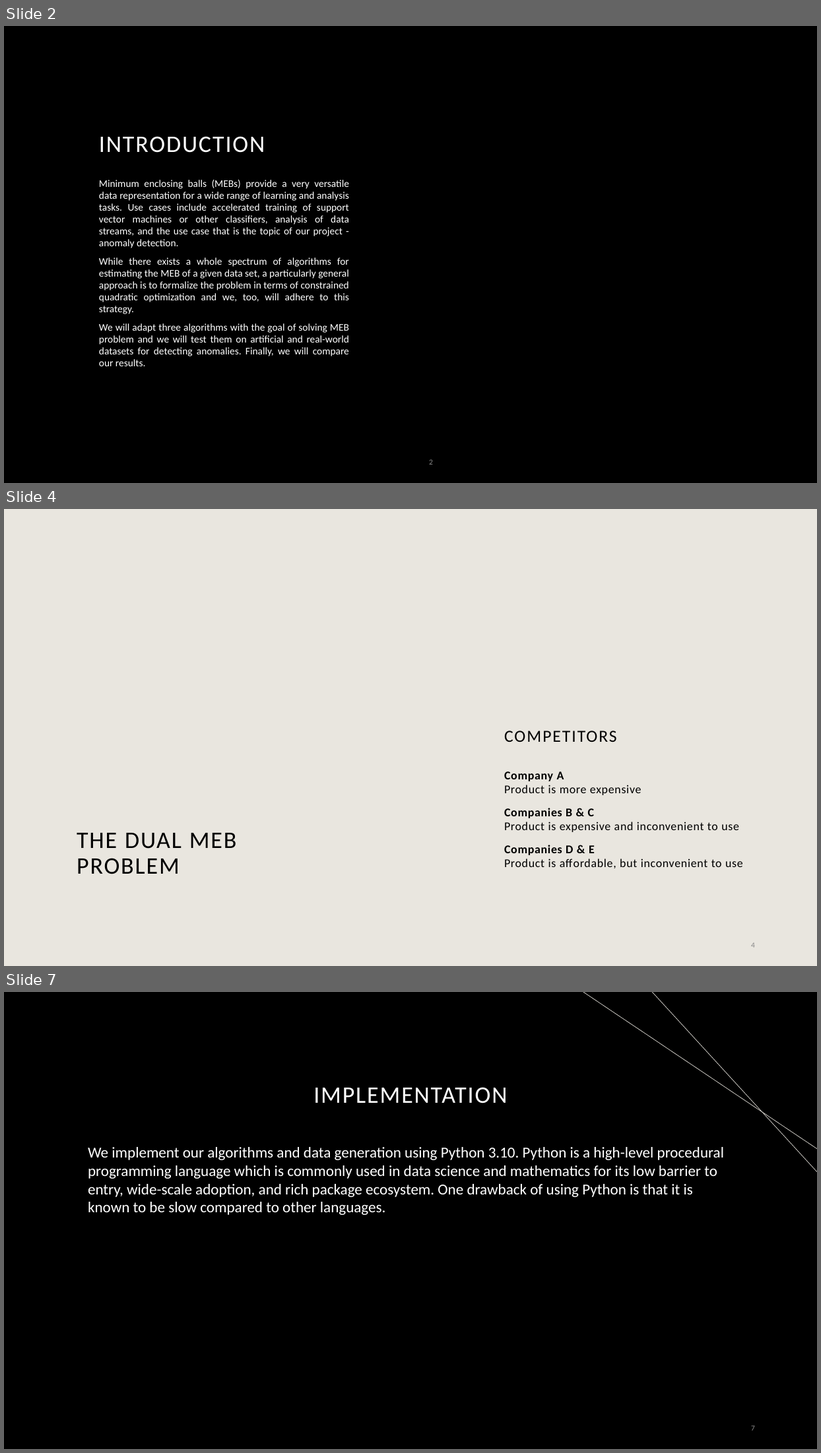
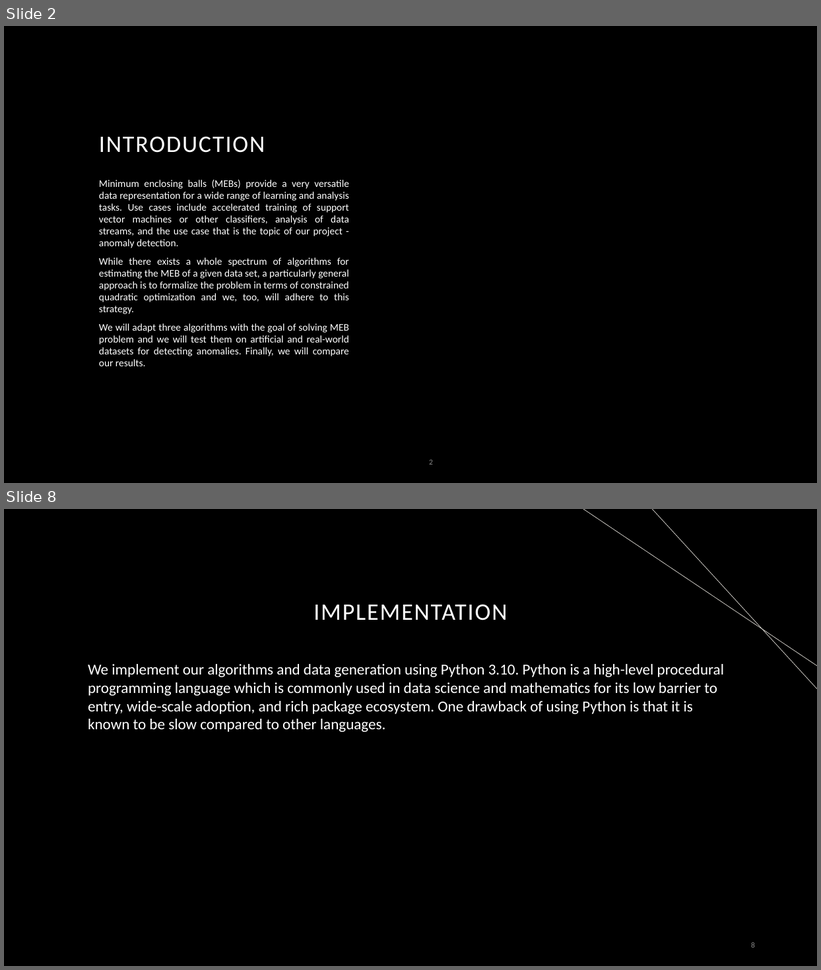
Before and after one commit to suleymanerim1/MEB_FrankWolfe_Optimization, a slide deck: Minimum Enclosing Ball for FW.pptx. Shown one above the other, each under a label of ours: slides 2, 4 and 7 before the commit, slides 2 and 8 after it; the slides between them are not shown. The pictures are 821x1453 and 821x970 pixels, drawn with LibreOffice and Linux fonts; fonts in the diff are those of the drawing; background and template pictures are left out. Boxes give left, top, right and bottom in pixels: in the first picture for what was removed or moved away, otherwise in the second. Text is boxed around its words. In the diff, an @@ line names an element or a change of style, - is before the commit and + after.

```diff
--- a/Minimum Enclosing Ball for FW.pptx
+++ b/Minimum Enclosing Ball for FW.pptx
@@ slide 4 removed at box(4, 509, 817, 966), background #E9E6DF @@
@@ text removed at box(504, 731, 617, 742) @@
-COMPETITORS
@@ text removed at box(504, 772, 743, 869) @@
-Company A
-Product is more expensive
-Companies B & C
-Product is expensive and inconvenient to use
-Companies D & E
-Product is affordable, but inconvenient to use
@@ title removed at box(77, 833, 237, 875) @@
-THE DUAL MEB PROBLEM
@@ page number removed at box(751, 943, 755, 948) @@
-4
@@ what was slide 7 is now slide 8 @@
@@ page number at box(751, 943, 755, 948): text changed @@
-7
+8
```
Also in this commit, not shown: 4 slides changed, 2 slides added, 1 other slide removed.
